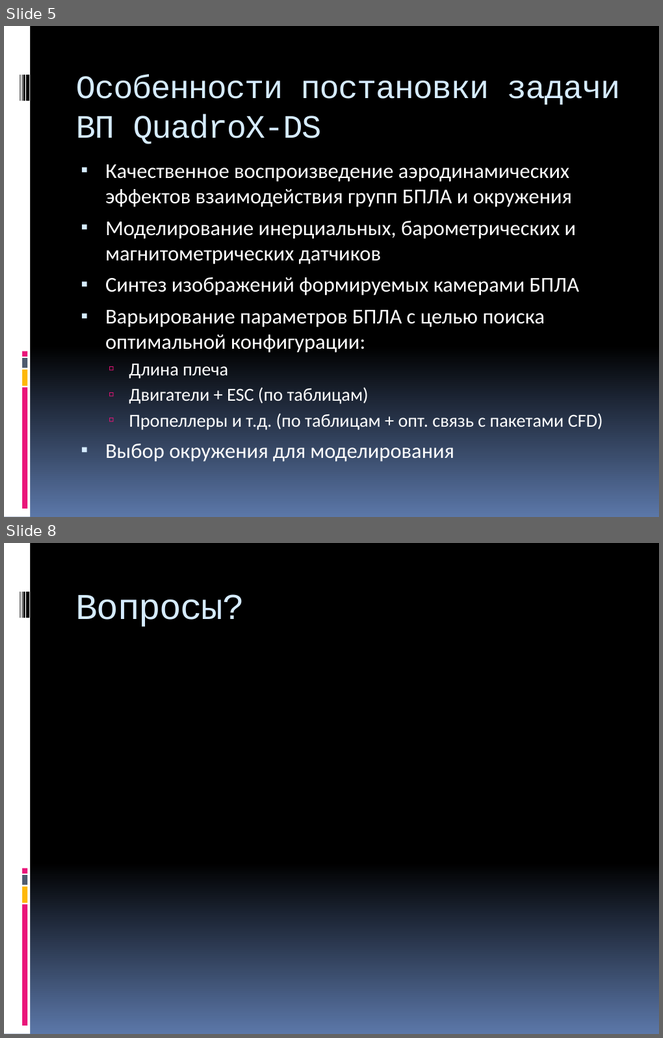
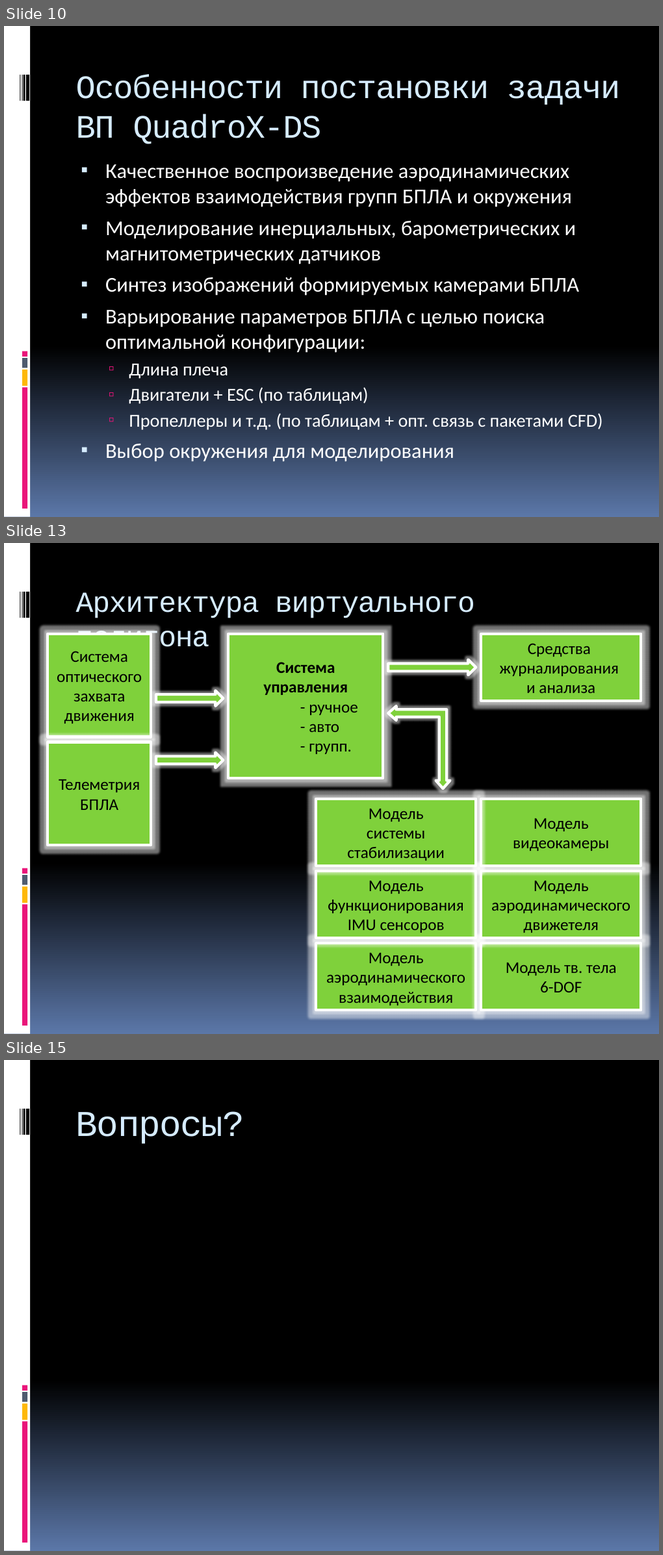
Before and after one commit to yaceq/quadro-xds, a slide deck: Docs/Medias2012.pptx. Shown one above the other, each under a label of ours: slides 5 and 8 before the commit, slides 10, 13 and 15 after it; the slides between them are not shown. The pictures are 663x1038 and 663x1555 pixels, drawn with LibreOffice and Linux fonts; fonts in the diff are those of the drawing. Boxes give left, top, right and bottom in pixels: in the first picture for what was removed or moved away, otherwise in the second. Text is boxed around its words. In the diff, an @@ line names an element or a change of style, - is before the commit and + after.

```diff
--- a/Docs/Medias2012.pptx
+++ b/Docs/Medias2012.pptx
@@ slide 13 added at <box>4,543,659,1034</box>, background gradient #000000 to #5B77A8; not listed: 9 template elements that a slide beside it also shows @@
@@ title added at <box>76,592,475,655</box>, 32 pt, text #D6ECFF @@
+Архитектура виртуального полигона
@@ rectangle added at <box>48,634,151,737</box>, fill #7FD13B, outline #FFFFFF 3 pt, 18 pt, text #000000 @@
+Система оптическогозахвата движения
@@ rectangle added at <box>229,634,384,778</box>, fill #7FD13B, outline #FFFFFF 3 pt, 18 pt, text #000000 @@
+Система управления
+- ручное
+- авто
+- групп.
@@ rectangle added at <box>481,634,641,701</box>, fill #7FD13B, outline #FFFFFF 3 pt, 18 pt, text #000000 @@
+Средства
+журналирования
+и анализа
@@ right arrow added at <box>389,659,477,676</box>, fill #7FD13B, outline #FFFFFF 3 pt @@
@@ right arrow added at <box>156,691,223,706</box>, fill #7FD13B, outline #FFFFFF 3 pt @@
@@ left up arrow added at <box>389,706,450,789</box>, fill #7FD13B, outline #FFFFFF 3 pt @@
@@ rectangle added at <box>48,742,151,845</box>, fill #7FD13B, outline #FFFFFF 3 pt, 18 pt, text #000000 @@
+Телеметрия
+БПЛА
@@ right arrow added at <box>156,753,223,769</box>, fill #7FD13B, outline #FFFFFF 3 pt @@
@@ rectangle added at <box>316,799,476,866</box>, fill #7FD13B, outline #FFFFFF 3 pt, 18 pt, text #000000 @@
+Модель
+системы стабилизации
@@ rectangle added at <box>481,799,641,866</box>, fill #7FD13B, outline #FFFFFF 3 pt, 18 pt, text #000000 @@
+Модель
+видеокамеры
@@ rectangle added at <box>316,871,476,938</box>, fill #7FD13B, outline #FFFFFF 3 pt, 18 pt, text #000000 @@
+Модель функционирования IMU сенсоров
@@ rectangle added at <box>481,871,641,938</box>, fill #7FD13B, outline #FFFFFF 3 pt, 18 pt, text #000000 @@
+Модель
+аэродинамического
+движетеля
@@ rectangle added at <box>316,943,476,1010</box>, fill #7FD13B, outline #FFFFFF 3 pt, 18 pt, text #000000 @@
+Модель аэродинамического взаимодействия
@@ rectangle added at <box>481,943,641,1010</box>, fill #7FD13B, outline #FFFFFF 3 pt, 18 pt, text #000000 @@
+Модель тв. тела
+6-DOF
@@ what was slide 5 is now slide 10 @@
@@ what was slide 8 is now slide 15 @@
```
Also in this commit, not shown: 2 slides changed, 6 other slides added.
